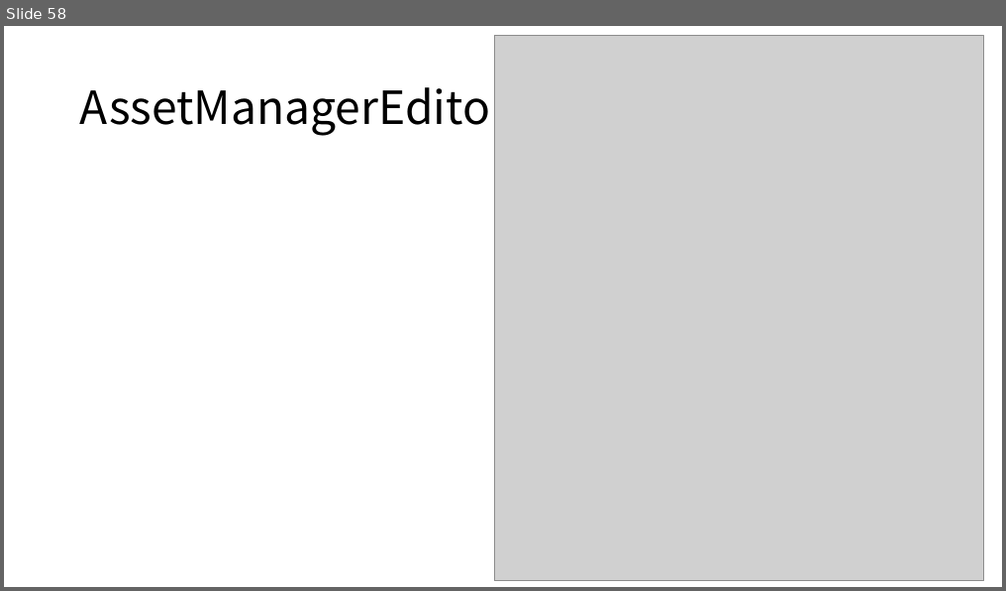
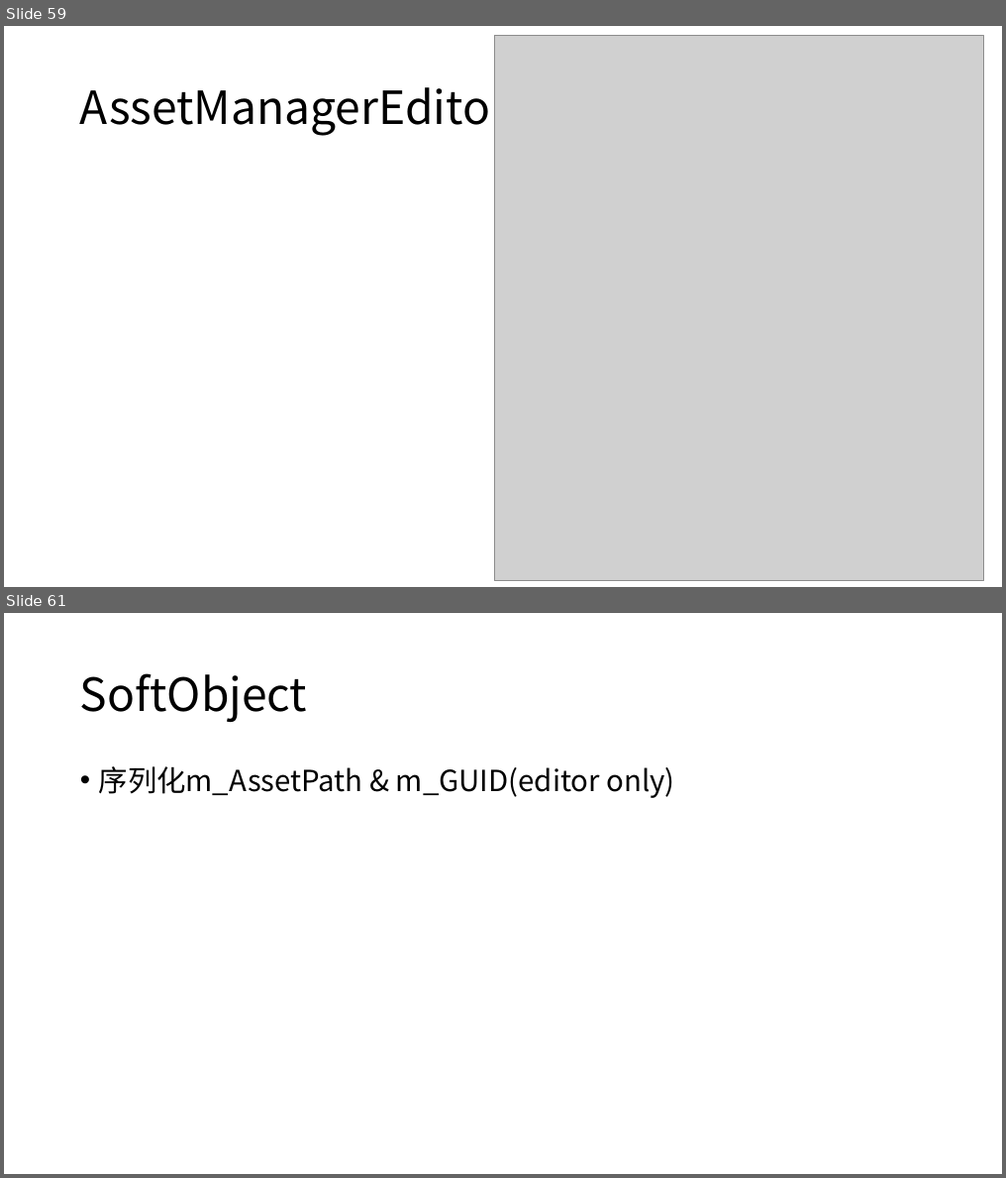
Before and after one commit to xukunn1226/__UnityFramework, a slide deck: Assets/Slice/《资源管理——从理论到实践》.pptx. Shown one above the other, each under a label of ours: slide 58 before the commit, slides 59 and 61 after it; the slides between them are not shown. The pictures are 1006x591 and 1006x1178 pixels, drawn with LibreOffice and Linux fonts; fonts in the diff are those of the drawing; grey boxes stand for pictures. Boxes give left, top, right and bottom in pixels: in the first picture for what was removed or moved away, otherwise in the second. Text is boxed around its words. In the diff, an @@ line names an element or a change of style, - is before the commit and + after.

```diff
--- a/Assets/Slice/《资源管理——从理论到实践》.pptx
+++ b/Assets/Slice/《资源管理——从理论到实践》.pptx
@@ slide 61 added at (4, 613, 1002, 1174), background #FFFFFF @@
@@ title added at (80, 673, 308, 722), 44 pt, text #000000 @@
+SoftObject
@@ text added at (99, 766, 675, 798), 28 pt, text #000000 @@
+• 序列化m_AssetPath & m_GUID(editor only)
@@ what was slide 58 is now slide 59 @@
```
Also in this commit, not shown: 2 other slides added, 1 slide removed, 2 other files.
